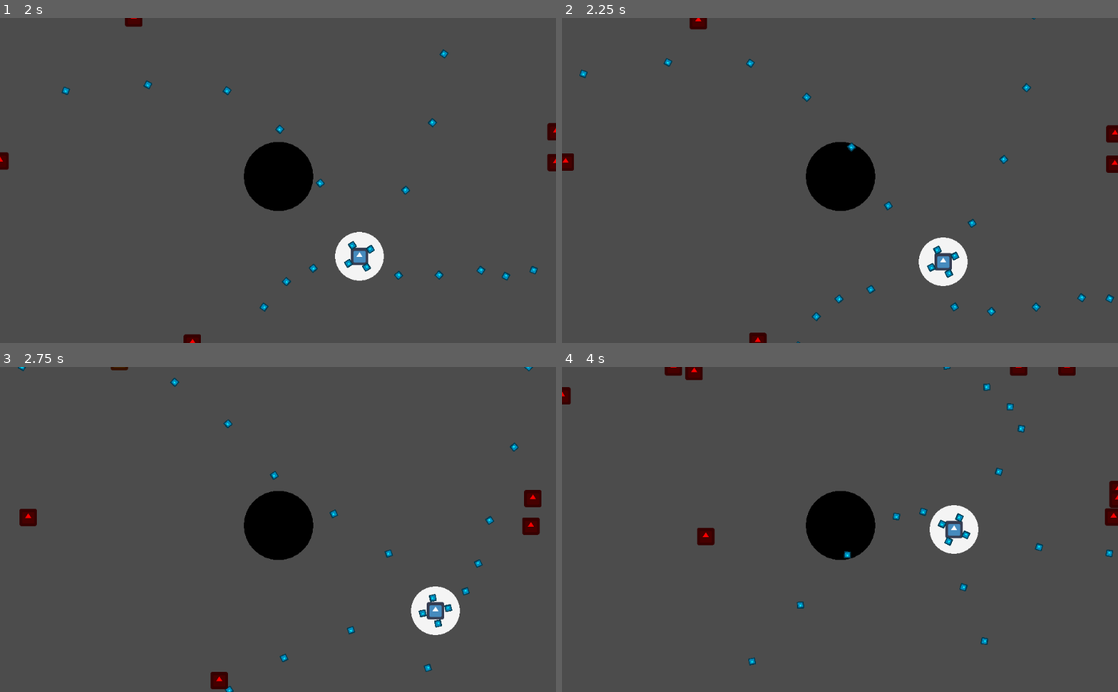
Above: before the commit, frames 1-4 (two rows, left to right).
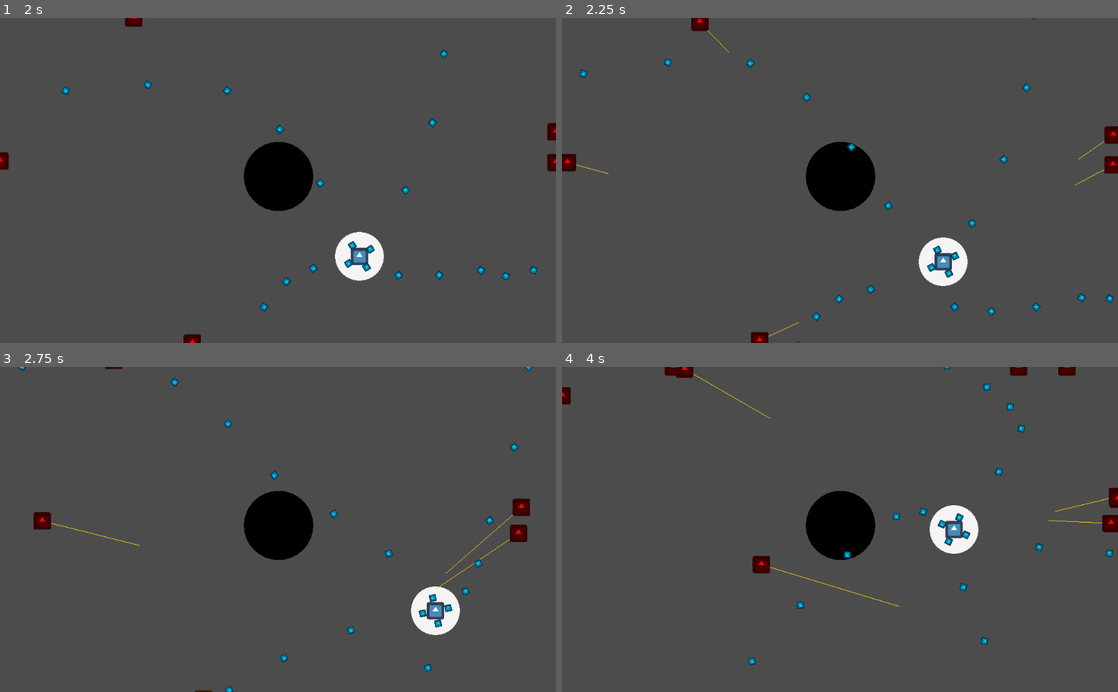
Above: after the commit, the same moments.

Repository: franxz/proto-top-down
Game: Godot game, scene res://scenes/test-map/TestMap.tscn
The game is run twice, just before and just after one commit, with the same random seed, the same clock (stepped at 60 frames per second) and the same inputs. The engine's default icon, where the game draws it, is replaced by a stand-in: a white triangle on a blue panel in a dark square.
Inputs:
- Up to frame 1 (2 s): hold Right (ui_right) 0.53-1.28 s; hold Down (ui_down) from 1.28 s (still down)
- Up to frame 2 (2.25 s): release Down (ui_down) at 2.03 s; hold Right (ui_right) from 2.03 s (still down)
- Up to frame 3 (2.75 s): keep holding Right (ui_right)
- Up to frame 4 (4 s): release Right (ui_right) at 2.78 s; hold Up (ui_up) 2.78-3.53 s; hold Left (ui_left) from 3.53 s (still down)

Frame 1 is identical in both runs. In frame 2, 0.3% of the frame differs, in the area x 0-100%, y 0-100%; in frame 3, 1.2%, in the area x 3-98%, y 0-100%; in frame 4, 0.8%.

Commit message:
Add a Steering Behaviors system

Diff:
--- a/scenes/enemy/Enemy.gd
+++ b/scenes/enemy/Enemy.gd
@@ -8,29 +8,39 @@
 onready var animation_node : AnimationPlayer = get_node("AnimationPlayer")
 
 func init(position_: Vector2) -> void:
-  position = position_
+	position = position_
 
 
 func _ready():
-  add_to_group('enemies')
-  steer_agent.init(self, 800, 500, Global.player)
+	add_to_group('enemies')
+	steer_agent.init(self, 800, 650)
+	steer_agent.seek(Global.player, 1.2)
+	steer_agent.obstacle_avoidance(30, 4, 1.3)
 
 
 func _physics_process(delta):
-  steer_agent.physics_process(delta)
+	steer_agent.physics_process(delta)
 
 
 func _integrate_forces(state):
-  steer_agent.integrate_forces(state)
+	steer_agent.integrate_forces(state)
+	update()
 
 
 func take_damage(impulse: Vector2) -> void:
-  animation_node.play("take_damage")
-  apply_central_impulse(impulse)
-  current_health -= 1
-  if current_health <= 0:
-	  queue_free()
+	animation_node.play("take_damage")
+	apply_central_impulse(impulse)
+	current_health -= 1
+	if current_health <= 0:
+		queue_free()
 
 
-func debug_highlight() -> void:
-  sprite_node.modulate = Color.yellow
+func debug_highlight(active := true) -> void:
+	if active:
+		sprite_node.modulate = Color.yellow
+	else:
+		sprite_node.modulate = Color.red
+
+
+func _draw():
+	draw_line(Vector2.ZERO, linear_velocity.rotated(-rotation), Color.gold)
--- a/scripts/SteeringBehaviorsAgent.gd
+++ b/scripts/SteeringBehaviorsAgent.gd
@@ -1,27 +1,116 @@
 extends Reference
 class_name SteeringBehaviorsAgent
 
-# this could be improved to:
-# - select different behaviors
-# - combine them with weights
+# TODO: use delta in the steering force calc?
+# TODO: add remove_behavior
+
+enum BEHAVIORS { SEEK, OBSTACLE_AVOIDANCE }
+
+var behaviors = []
+var behaviors_data = []
+var behaviors_weights = []
 
 var agent_node : RigidBody2D = null
-var seek_target : Node2D = null
-var max_force: float
-var max_speed: float
+var max_force : float
+var max_speed : float
 
-func init(agent_node_ : RigidBody2D, max_force_: float, max_speed_: float, seek_target_: Node2D) -> void:
+func init(agent_node_ : RigidBody2D, max_force_: float, max_speed_: float) -> void:
 	agent_node = agent_node_
 	max_force = max_force_
 	max_speed = max_speed_
-	seek_target = seek_target_
-
 
 func physics_process(_delta: float) -> void:
-	var desired_velocity = (seek_target.global_position - agent_node.global_position).normalized() * max_speed
-	var steering_force = (desired_velocity - agent_node.linear_velocity).limit_length(max_force)
-	agent_node.applied_force = steering_force
+	var steering_force := Vector2.ZERO
+	for i in range(behaviors.size()):
+		steering_force += _call_behavior(behaviors[i], behaviors_data[i]) * behaviors_weights[i]
+	agent_node.applied_force = steering_force.limit_length(max_force)
 
 
 func integrate_forces(state: Physics2DDirectBodyState) -> void:
 	state.linear_velocity = state.linear_velocity.limit_length(max_speed)
+
+
+func _add_behavior(behavior: int, data: Object, weight: float) -> int:
+	behaviors.append(behavior)
+	behaviors_data.append(data)
+	behaviors_weights.append(weight)
+	return behaviors.size() - 1
+
+
+func _call_behavior(behavior: int, data) -> Vector2:
+	match behavior:
+		BEHAVIORS.SEEK:
+			return _seek(data as SeekData)
+		BEHAVIORS.OBSTACLE_AVOIDANCE:
+			return _obstacle_avoidance(data as ObstacleAvoidanceData)
+	return Vector2.ZERO
+
+
+##############################
+# STEERING BEHAVIORS (DATA)
+##############################
+class SeekData:
+	var seek_target : Node2D
+
+class ObstacleAvoidanceData:
+	var agent_area : Area2D
+	var obstacles_layer : int
+
+
+##############################
+# STEERING BEHAVIORS (INIT)
+##############################
+func seek(target: Node2D, weight := 1.0) -> int:
+	var data = SeekData.new()
+	data.seek_target = target
+	return _add_behavior(BEHAVIORS.SEEK, data, weight)
+
+
+ # obstacles_layer -> collision layer of the obstacles
+func obstacle_avoidance(agent_radius: float, obstacles_layer: int, weight := 1.0) -> int:
+	var shape = RectangleShape2D.new() # TODO: use circle shape
+	shape.extents = Vector2(agent_radius, agent_radius)
+
+	var collision_shape = CollisionShape2D.new()
+	collision_shape.position = Vector2.ZERO # TODO: check if this is necessary
+	collision_shape.shape = shape
+
+	var agent_area = Area2D.new()
+	agent_area.position = Vector2.ZERO # TODO: check if this is necessary
+	agent_area.collision_layer = 0 # TODO: check if this is necessary
+	agent_area.collision_mask = 4
+
+	agent_node.add_child(agent_area)
+	agent_area.add_child(collision_shape)
+
+	var data = ObstacleAvoidanceData.new()
+	data.agent_area = agent_area
+	data.obstacles_layer = obstacles_layer
+	return _add_behavior(BEHAVIORS.OBSTACLE_AVOIDANCE, data, weight)
+
+
+##############################
+# STEERING BEHAVIORS (PROCESS)
+##############################
+func _seek(data: SeekData) -> Vector2:
+	var desired_velocity = (data.seek_target.global_position - agent_node.global_position).normalized() * max_speed
+	return desired_velocity - agent_node.linear_velocity
+
+
+func _obstacle_avoidance(data: ObstacleAvoidanceData) -> Vector2:
+	var collider_position = null
+
+	if data.agent_area.get_overlapping_areas().size() > 0:
+		collider_position = data.agent_area.get_overlapping_areas()[0].global_position
+	else:
+		var space_state = agent_node.get_world_2d().direct_space_state
+		var raycast_result = space_state.intersect_ray(agent_node.global_position, agent_node.global_position + agent_node.linear_velocity, [], data.obstacles_layer, false, true) # TODO: add option to check bodies?
+		if raycast_result:
+			collider_position = raycast_result.collider.global_position
+
+	if !collider_position:
+		return Vector2.ZERO
+
+	var right_vector = agent_node.linear_velocity.rotated(PI / 2)
+	var steering_force = (collider_position - agent_node.global_position).project(right_vector)
+	return steering_force.normalized() * max_force * (-1) # TODO: improve this calc?
